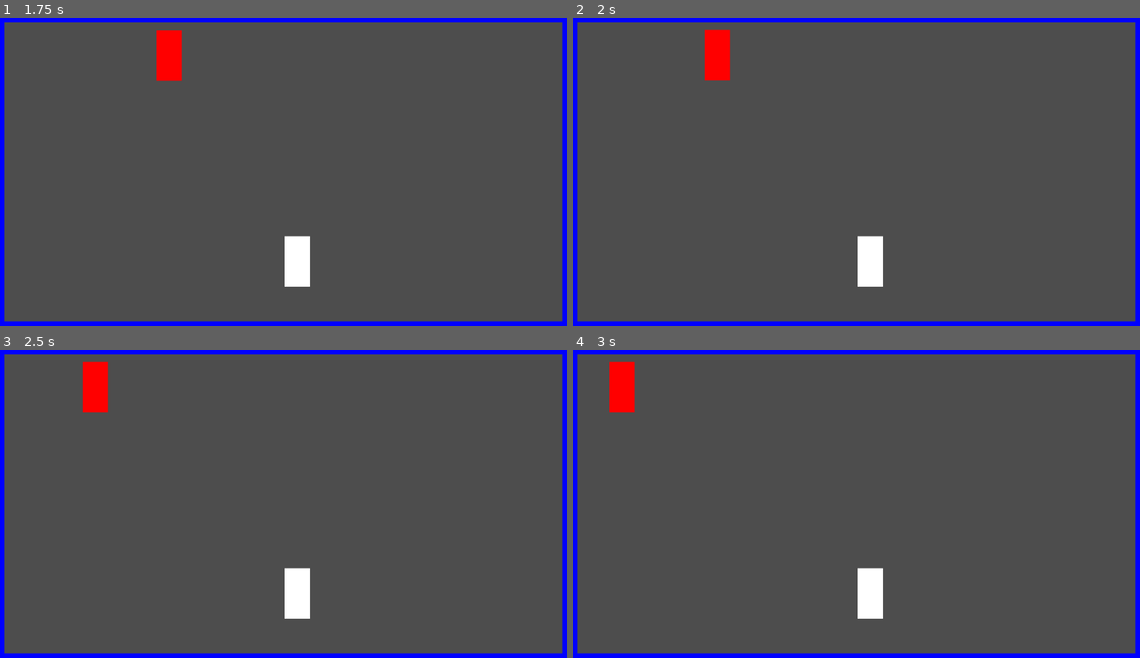
Above: before the commit, frames 1-4 (two rows, left to right).
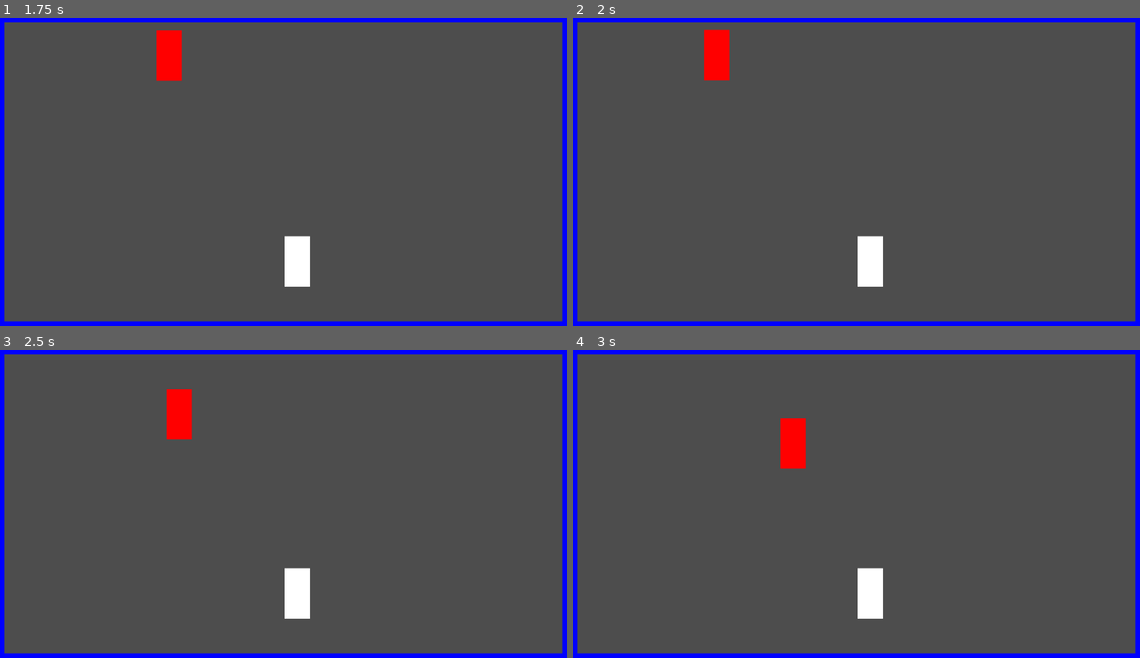
Above: after the commit, the same moments.

Repository: KDing0/GGJGodot
Game: Godot game, scene res://gamescene.tscn
Two runs of this game, one before a commit and one after it. Both use one fixed random seed, a clock stepped at 60 frames per second and the inputs below.
Inputs:
- Up to frame 1 (1.75 s): no input
- Up to frame 2 (2 s): no input
- Up to frame 3 (2.5 s): no input
- Up to frame 4 (3 s): no input

Frame 1 is identical in both runs. In frame 2, less than 0.1% of the frame differs, in the area x 23-28%, y 3-21%; in frame 3, 1.5%, in the area x 14-34%, y 3-30%; in frame 4, 1.5%.

Commit message:
Added timer for testing

Diff:
--- a/src/Enemy/Enemy.gd
+++ b/src/Enemy/Enemy.gd
@@ -19,6 +19,15 @@
 	await get_tree().physics_frame
 	movement_target_position = Vector2(0.0, 0.0)
 
+	var timer = Timer.new()
+	timer.timeout.connect(_on_timer_timeout)
+	self.add_child(timer)
+	timer.start(2.0)
+
+func _on_timer_timeout():
+	movement_target_position = Vector2(1000.0, 1000.0)
+
+
 func _physics_process(delta):
 
 	if nav_agent.is_navigation_finished():
--- a/src/Enemy/enemy.tscn
+++ b/src/Enemy/enemy.tscn
@@ -13,6 +13,7 @@
 position = Vector2(-1, -2)
 collision_layer = 4
 collision_mask = 15
+motion_mode = 1
 script = ExtResource("1_ul17h")
 
 [node name="CollisionShape2D" type="CollisionShape2D" parent="."]
